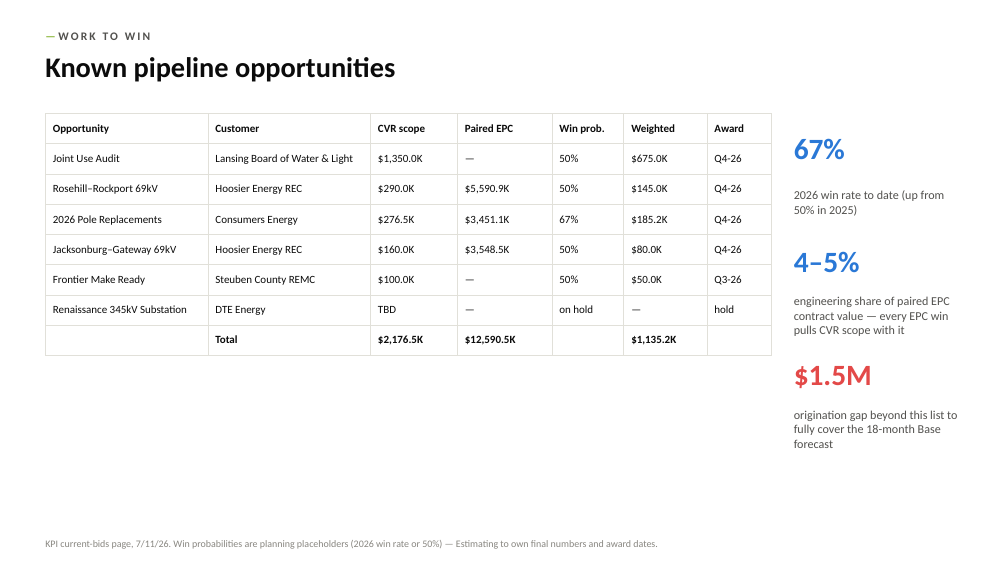
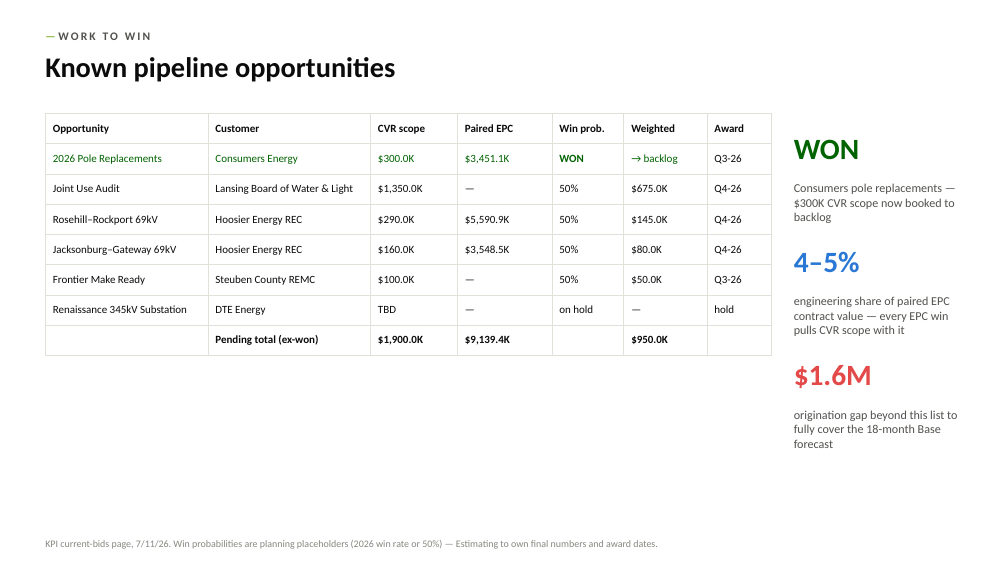
Before and after one commit to codlingjim-debug/CVR---Financial, a slide deck: slide 12 of reports/CVR_Deck_Jun2026.pptx. Drawn at 1008x567 pixels with LibreOffice and Linux fonts; fonts in the diff are those of the drawing. Boxes give left, top, right and bottom in pixels: in the first picture for what was removed or moved away, otherwise in the second. Text is boxed around its words. In the diff, an @@ line names an element or a change of style, - is before the commit and + after.

```diff
--- a/reports/CVR_Deck_Jun2026.pptx
+++ b/reports/CVR_Deck_Jun2026.pptx
@@ table at [45, 113, 771, 349] @@
+row 2: 2026 Pole Replacements | Consumers Energy | $300.0K | $3,451.1K | WON | → backlog | Q3-26
-row 4: 2026 Pole Replacements | Consumers Energy | $276.5K | $3,451.1K | 67% | $185.2K | Q4-26
-row 8:  | Total | $2,176.5K | $12,590.5K |  | $1,135.2K | 
+row 8:  | Pending total (ex-won) | $1,900.0K | $9,139.4K |  | $950.0K | 
@@ text at [794, 139, 859, 160]: text changed; text colour #2A78D6 to #006300 @@
-67%
+WON
@@ text at [794, 183, 954, 223]: text changed @@
-2026 win rate to date (up from 50% in 2025)
+Consumers pole replacements — $300K CVR scope now booked to backlog
@@ text at [794, 365, 872, 388]: text changed @@
-$1.5M
+$1.6M
```
Also in this commit, not shown: 5 other slides changed, 5 other files.
